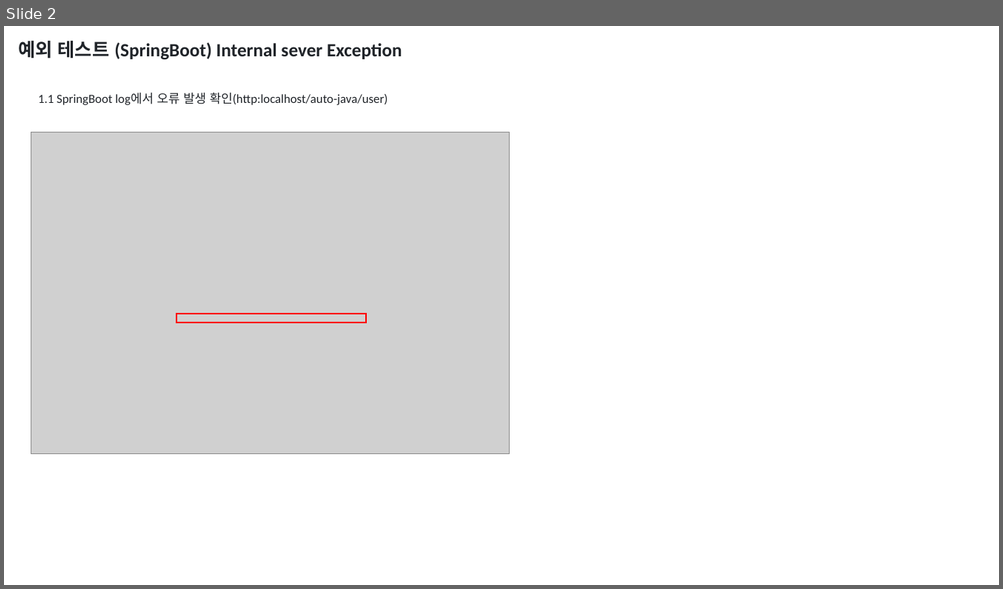
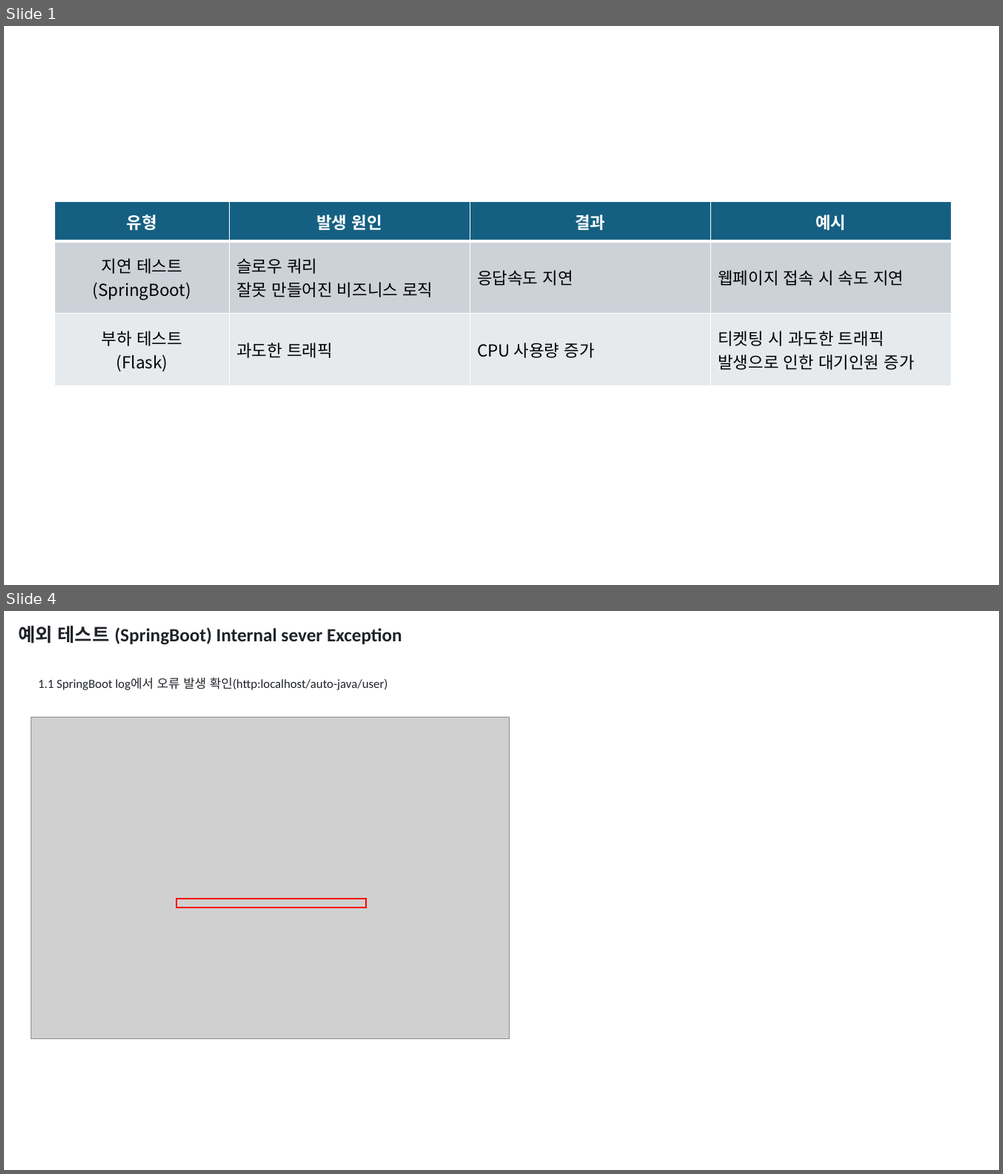
Before and after one commit to kkimsungchul/otel, a slide deck: otel-ppt/테스트 시나리오_v0.2.pptx. Shown one above the other, each under a label of ours: slide 2 before the commit, slides 1 and 4 after it; the slides between them are not shown. The pictures are 1003x589 and 1003x1174 pixels, drawn with LibreOffice and Linux fonts; fonts in the diff are those of the drawing; grey boxes stand for pictures. Boxes give left, top, right and bottom in pixels: in the first picture for what was removed or moved away, otherwise in the second. Text is boxed around its words. In the diff, an @@ line names an element or a change of style, - is before the commit and + after.

Commit message:
2024.07.04 - 테스트 시나리오 수정 중 - HTTP Request.jmx 수정 완료

```diff
--- a/otel-ppt/테스트 시나리오_v0.2.pptx
+++ b/otel-ppt/테스트 시나리오_v0.2.pptx
@@ slide 1 added at box(4, 26, 999, 585), background #FFFFFF @@
@@ table added at box(55, 202, 952, 386), 3 rows, 4 columns @@
+유형 | 발생 원인 | 결과 | 예시
+지연 테스트(SpringBoot) | 슬로우 쿼리 / 잘못 만들어진 비즈니스 로직 | 응답속도 지연 | 웹페이지 접속 시 속도 지연
+부하 테스트 / (Flask) | 과도한 트래픽 | CPU 사용량 증가 | 티켓팅 시 과도한 트래픽 발생으로 인한 대기인원 증가
@@ what was slide 2 is now slide 4 @@
```
Also in this commit, not shown: 5 slides changed, 5 other slides added, 1 other file.
